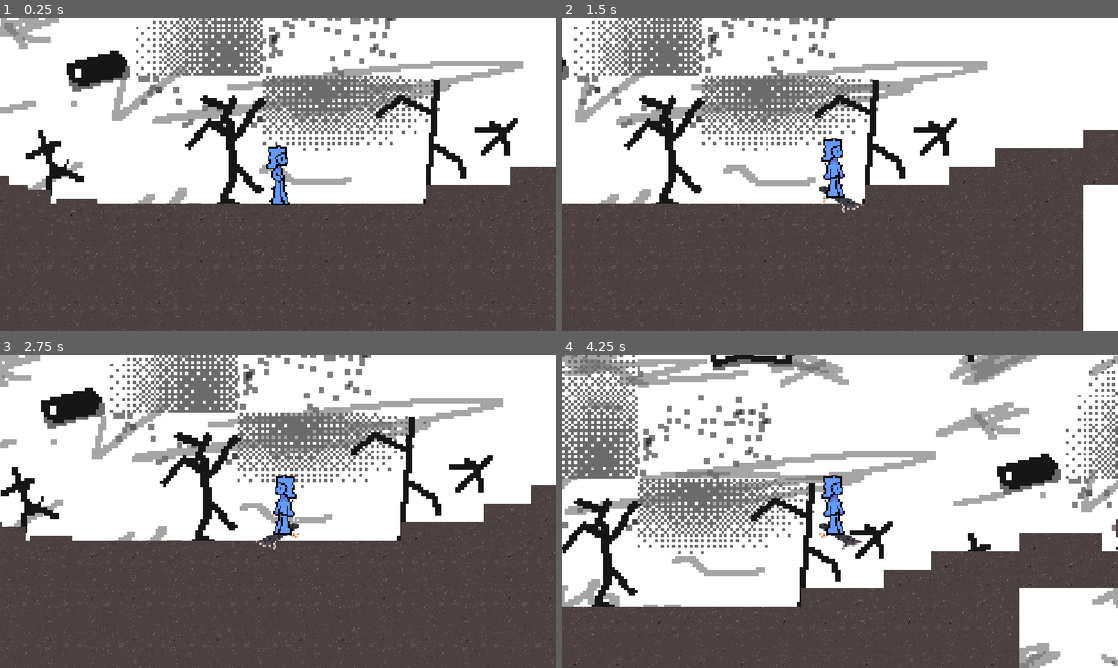
Above: before the commit, frames 1-4 (two rows, left to right).
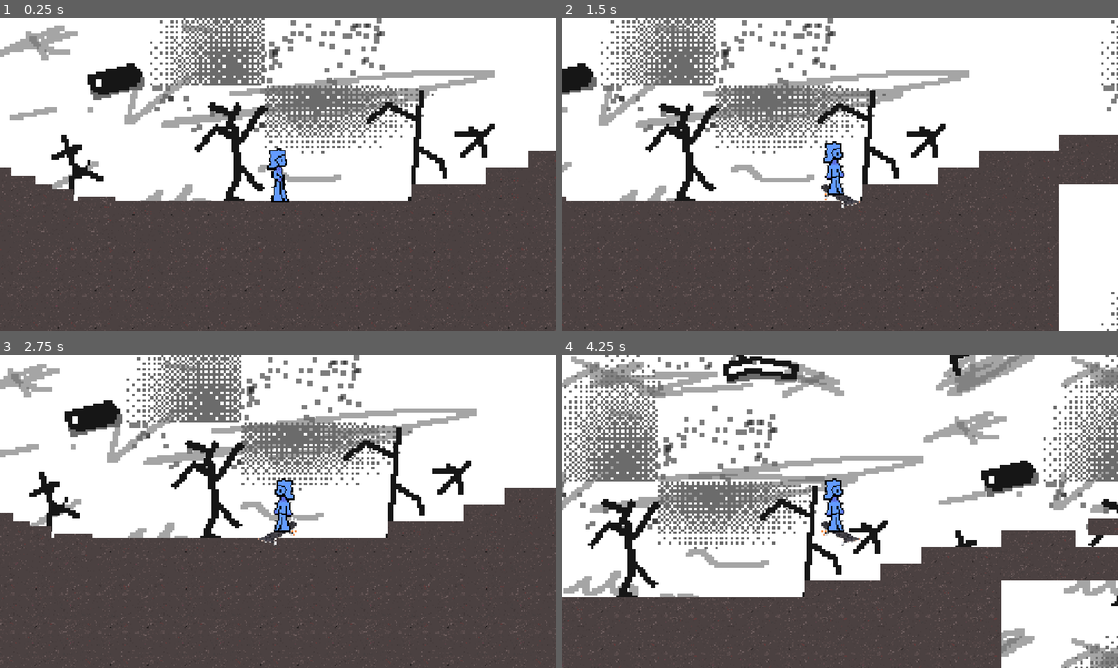
Above: after the commit, the same moments.

Repository: OneWingedDog/Prism2D
Game: Godot game, scene res://Scenes/tuff_test_map.tscn
The game is run twice, just before and just after one commit, with the same random seed, the same clock (stepped at 60 frames per second) and the same inputs.
Inputs:
- Up to frame 1 (0.25 s): no input
- Up to frame 2 (1.5 s): tap Enter (ui_accept) at 0.5 s; hold D (Right) from 0.53 s (still down); tap Space (Jump) at 0.6, 0.77, 1.07, 1.35 s
- Up to frame 3 (2.75 s): tap Space (Jump) at 1.52, 1.82, 2.1 s; release D (Right) at 2.03 s; hold A (Left) from 2.03 s (still down)
- Up to frame 4 (4.25 s): release A (Left) at 2.78 s; hold D (Right) from 2.78 s (still down); tap Space (Jump) at 2.85, 3.02, 3.32, 3.6, 3.77, 4.07 s

The runs differ from the first frame. In frame 1, 19% of the frame differs, in the area x 0-100%, y 0-100%; in frame 2, 18%; in frame 3, 19%; in frame 4, 28%.

Commit message:
some random junk

Diff:
--- a/prism-2d/Scenes/character_body_2d.gd
+++ b/prism-2d/Scenes/character_body_2d.gd
@@ -15,6 +15,8 @@
 var counteractingforce = 0
 var dir:int = 3
 var predir
+
+
 
 func get_input():
 
@@ -46,6 +48,7 @@
 
 	velocity.y = velocity.y + inum
 
+	# Running and Flipping
 	if velocity.x > 0.1:
 		animated_sprite_2d.flip_h = false
 		dir = 1
@@ -56,6 +59,8 @@
 		animated_sprite_2d.play("Run")
 	else:
 		animated_sprite_2d.play("default")
+	# Jumping animation
+
 
 func _physics_process(delta):
 
@@ -96,7 +101,6 @@
 		touchingwall = true
 
 
-
 func _on_area_2d_body_exited(body: Node2D) -> void:
 	touchingwall = false
 
--- a/prism-2d/Scenes/tuff_player.tscn
+++ b/prism-2d/Scenes/tuff_player.tscn
@@ -2,8 +2,18 @@
 
 [ext_resource type="Script" uid="uid://bfraso4yqpgr6" path="res://Scenes/character_body_2d.gd" id="1_vmvto"]
 [ext_resource type="Texture2D" uid="uid://rwfhsf7x52nn" path="res://Assets/Sprites/RUN TEMP-Sheet.png" id="2_myyqw"]
+[ext_resource type="Texture2D" uid="uid://fnx2vytiqsy1" path="res://Assets/Sprites/BlueC Jumpt.png" id="2_s41q2"]
 [ext_resource type="Texture2D" uid="uid://361tpd5cwg7o" path="res://Assets/Sprites/BlueC Idle-Sheet.png" id="2_vmvto"]
 [ext_resource type="Texture2D" uid="uid://cr5dblxm2iu5v" path="res://Assets/Sprites/BlueC WallCling.png" id="3_jx573"]
+[ext_resource type="Texture2D" uid="uid://demssmhrj0kuh" path="res://Assets/Sprites/BlueC Spawn.png" id="4_lu8op"]
+
+[sub_resource type="AtlasTexture" id="AtlasTexture_up1om"]
+atlas = ExtResource("2_s41q2")
+region = Rect2(0, 0, 20, 36)
+
+[sub_resource type="AtlasTexture" id="AtlasTexture_6hcbw"]
+atlas = ExtResource("2_s41q2")
+region = Rect2(20, 0, 20, 36)
 
 [sub_resource type="AtlasTexture" id="AtlasTexture_67frc"]
 atlas = ExtResource("2_myyqw")
@@ -24,6 +34,54 @@
 [sub_resource type="AtlasTexture" id="AtlasTexture_qq4x6"]
 atlas = ExtResource("2_myyqw")
 region = Rect2(78, 0, 26, 45)
+
+[sub_resource type="AtlasTexture" id="AtlasTexture_4bkvb"]
+atlas = ExtResource("4_lu8op")
+region = Rect2(0, 0, 16, 36)
+
+[sub_resource type="AtlasTexture" id="AtlasTexture_6oooe"]
+atlas = ExtResource("4_lu8op")
+region = Rect2(16, 0, 16, 36)
+
+[sub_resource type="AtlasTexture" id="AtlasTexture_76fdi"]
+atlas = ExtResource("4_lu8op")
+region = Rect2(32, 0, 16, 36)
+
+[sub_resource type="AtlasTexture" id="AtlasTexture_idcjv"]
+atlas = ExtResource("4_lu8op")
+region = Rect2(48, 0, 16, 36)
+
+[sub_resource type="AtlasTexture" id="AtlasTexture_o1ewd"]
+atlas = ExtResource("4_lu8op")
+region = Rect2(64, 0, 16, 36)
+
+[sub_resource type="AtlasTexture" id="AtlasTexture_ar7i7"]
+atlas = ExtResource("4_lu8op")
+region = Rect2(80, 0, 16, 36)
+
+[sub_resource type="AtlasTexture" id="AtlasTexture_14pfi"]
+atlas = ExtResource("4_lu8op")
+region = Rect2(96, 0, 16, 36)
+
+[sub_resource type="AtlasTexture" id="AtlasTexture_t3aa5"]
+atlas = ExtResource("4_lu8op")
+region = Rect2(112, 0, 16, 36)
+
+[sub_resource type="AtlasTexture" id="AtlasTexture_udffe"]
+atlas = ExtResource("4_lu8op")
+region = Rect2(128, 0, 16, 36)
+
+[sub_resource type="AtlasTexture" id="AtlasTexture_og66r"]
+atlas = ExtResource("4_lu8op")
+region = Rect2(144, 0, 16, 36)
+
+[sub_resource type="AtlasTexture" id="AtlasTexture_idv4h"]
+atlas = ExtResource("4_lu8op")
+region = Rect2(160, 0, 16, 36)
+
+[sub_resource type="AtlasTexture" id="AtlasTexture_5xijk"]
+atlas = ExtResource("4_lu8op")
+region = Rect2(176, 0, 16, 36)
 
 [sub_resource type="AtlasTexture" id="AtlasTexture_jx573"]
 atlas = ExtResource("2_vmvto")
@@ -45,6 +103,22 @@
 animations = [{
 "frames": [{
 "duration": 1.0,
+"texture": SubResource("AtlasTexture_up1om")
+}],
+"loop": 1,
+"name": &"Jump",
+"speed": 10.0
+}, {
+"frames": [{
+"duration": 7.0,
+"texture": SubResource("AtlasTexture_6hcbw")
+}],
+"loop": 1,
+"name": &"Land",
+"speed": 10.0
+}, {
+"frames": [{
+"duration": 1.0,
 "texture": SubResource("AtlasTexture_67frc")
 }, {
 "duration": 1.0,
@@ -61,6 +135,47 @@
 }],
 "loop": 1,
 "name": &"Run",
+"speed": 10.0
+}, {
+"frames": [{
+"duration": 1.0,
+"texture": SubResource("AtlasTexture_4bkvb")
+}, {
+"duration": 1.0,
+"texture": SubResource("AtlasTexture_6oooe")
+}, {
+"duration": 1.0,
+"texture": SubResource("AtlasTexture_76fdi")
+}, {
+"duration": 1.0,
+"texture": SubResource("AtlasTexture_idcjv")
+}, {
+"duration": 1.0,
+"texture": SubResource("AtlasTexture_o1ewd")
+}, {
+"duration": 1.0,
+"texture": SubResource("AtlasTexture_ar7i7")
+}, {
+"duration": 1.0,
+"texture": SubResource("AtlasTexture_14pfi")
+}, {
+"duration": 1.0,
+"texture": SubResource("AtlasTexture_t3aa5")
+}, {
+"duration": 1.0,
+"texture": SubResource("AtlasTexture_udffe")
+}, {
+"duration": 1.0,
+"texture": SubResource("AtlasTexture_og66r")
+}, {
+"duration": 1.0,
+"texture": SubResource("AtlasTexture_idv4h")
+}, {
+"duration": 1.0,
+"texture": SubResource("AtlasTexture_5xijk")
+}],
+"loop": 1,
+"name": &"Spawn",
 "speed": 10.0
 }, {
 "frames": [{
@@ -106,10 +221,9 @@
 [node name="AnimatedSprite2D" type="AnimatedSprite2D" parent="CharacterBody2D" unique_id=1564634359]
 scale = Vector2(10.544655, 10.544655)
 sprite_frames = SubResource("SpriteFrames_0eb53")
-animation = &"Run"
+animation = &"Spawn"
 autoplay = "default"
-frame = 3
-frame_progress = 0.83822846
+frame_progress = 0.3044637
 
 [node name="CollisionShape2D" type="CollisionShape2D" parent="CharacterBody2D" unique_id=961077790]
 position = Vector2(-16.071447, -14.285731)
--- a/prism-2d/project.godot
+++ b/prism-2d/project.godot
@@ -17,6 +17,8 @@
 
 [display]
 
+window/size/viewport_width=1280
+window/size/viewport_height=720
 window/stretch/mode="canvas_items"
 window/stretch/aspect="expand"
 
Binary file added: prism-2d/Assets/Sprites/BlueC Jumpt.png
Not shown, added: prism-2d/Assets/Sprites/BlueC Jumpt.png.import
Binary file added: prism-2d/Assets/Sprites/BlueC Spawn.png
Not shown, added: prism-2d/Assets/Sprites/BlueC Spawn.png.import
Binary file added: prism-2d/Assets/Sprites/Lurker-Sheet-UNFINISHED.png
Not shown, added: prism-2d/Assets/Sprites/Lurker-Sheet-UNFINISHED.png.import
